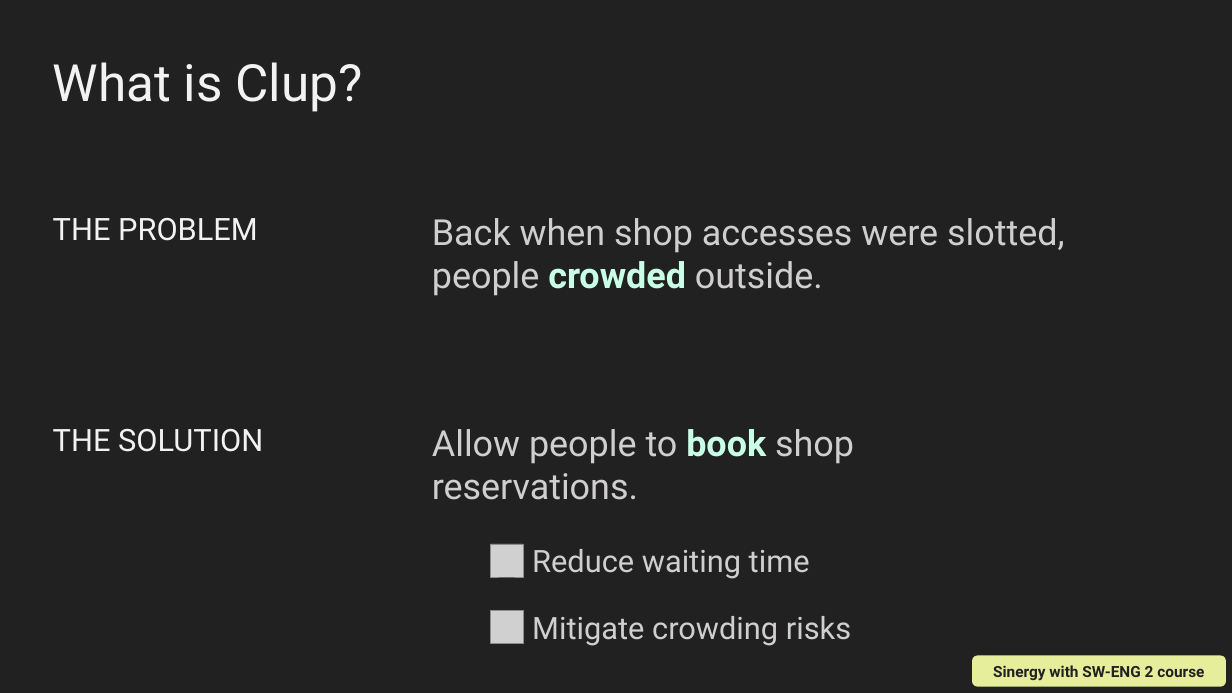
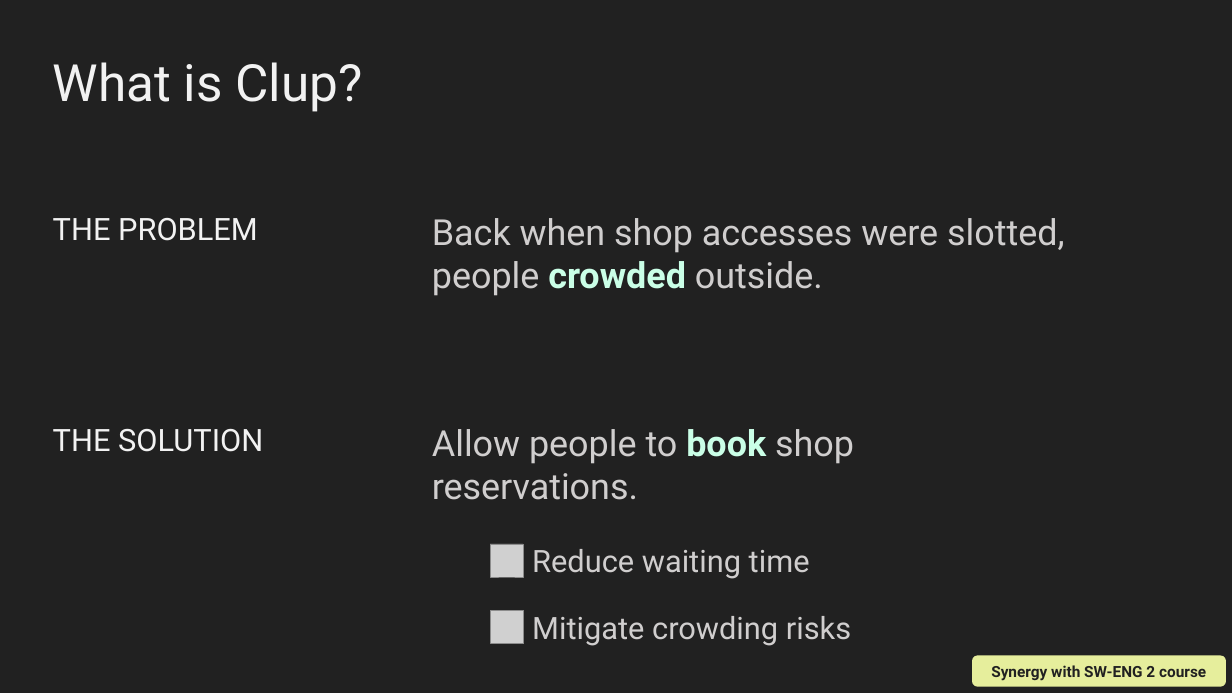
Before and after one commit to m-calabresi/Clup, a slide deck: slide 2 of Documentation/Application Overview.pptx. Drawn at 1232x693 pixels with LibreOffice and Linux fonts; fonts in the diff are those of the drawing; grey boxes stand for pictures. Boxes give left, top, right and bottom in pixels: in the first picture for what was removed or moved away, otherwise in the second. Text is boxed around its words. In the diff, an @@ line names an element or a change of style, - is before the commit and + after.

Commit message:
Fixed typo in Application Overview

```diff
--- a/Documentation/Application Overview.pptx
+++ b/Documentation/Application Overview.pptx
@@ text in rounded rectangle at [991,665,1206,681]: text changed @@
-Sinergy with SW-ENG 2 course
+Synergy with SW-ENG 2 course
```
